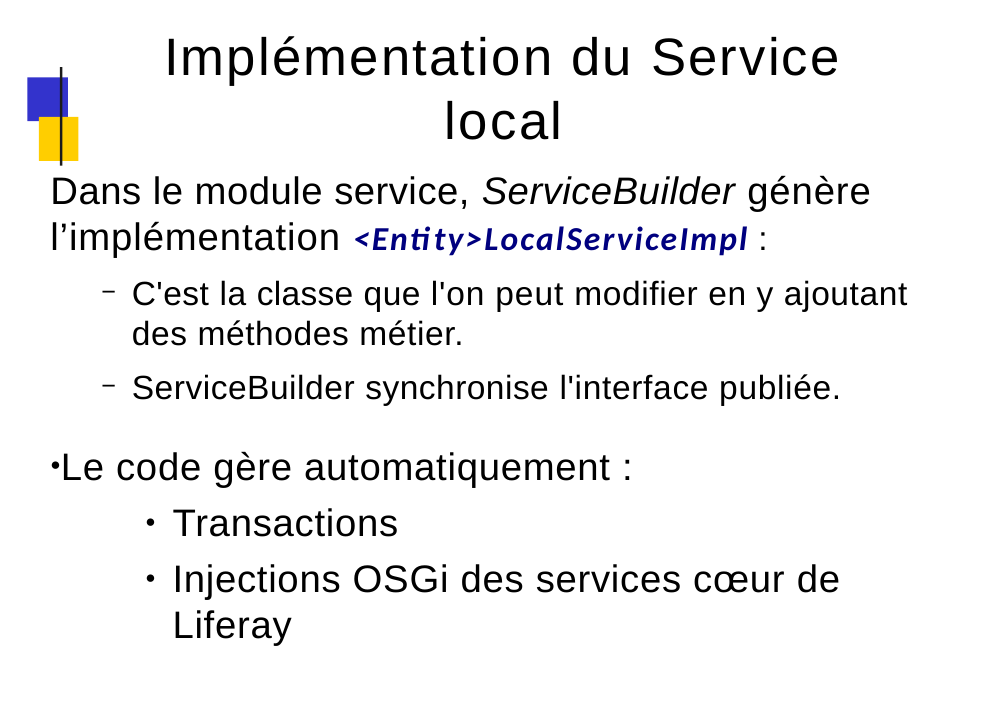
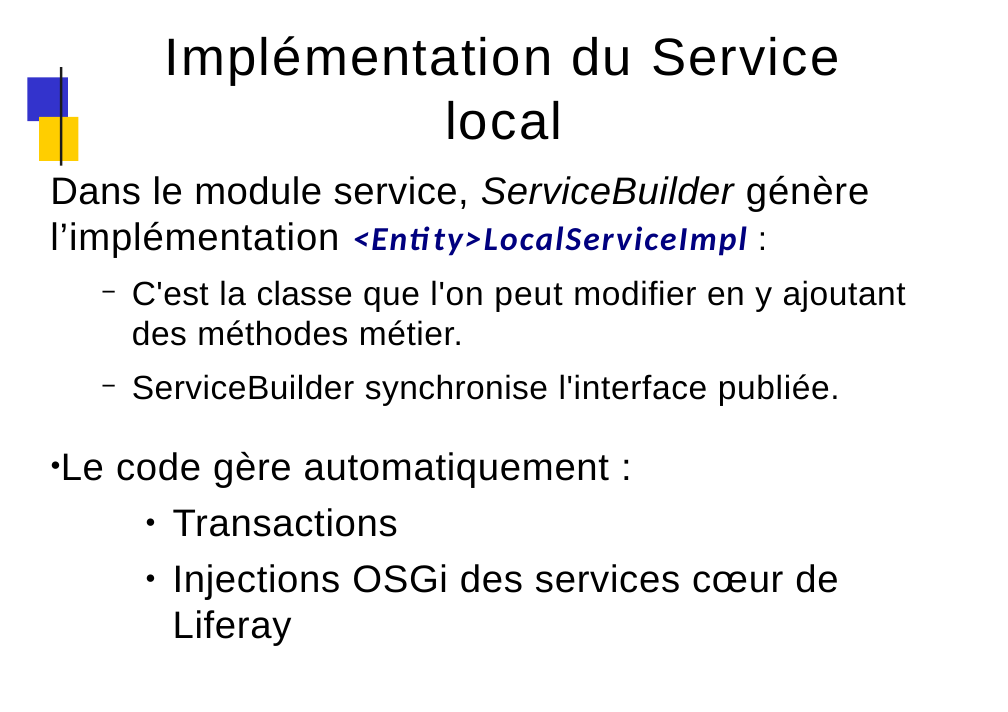
Before and after one commit to dthibau/liferay, a slide deck: slide 167 of Lrd7.pptx. Drawn at 1008x712 pixels with LibreOffice and Linux fonts; fonts in the diff are those of the drawing; background and template pictures are left out. Boxes give left, top, right and bottom in pixels: in the first picture for what was removed or moved away, otherwise in the second. Text is boxed around its words. In the diff, an @@ line names an element or a change of style, - is before the commit and + after.

```diff
--- a/Lrd7.pptx
+++ b/Lrd7.pptx
@@ text at [50,175,906,346]: letter spacing 0.8 to 0.7 pt in "génère l’implémentation", "l'on"; letter spacing 0.6 to 0.5 pt in ":", "la modifier en y ajoutant des méthodes ..." @@
```
Also in this commit, not shown: 8 other slides changed, 3 other files.
